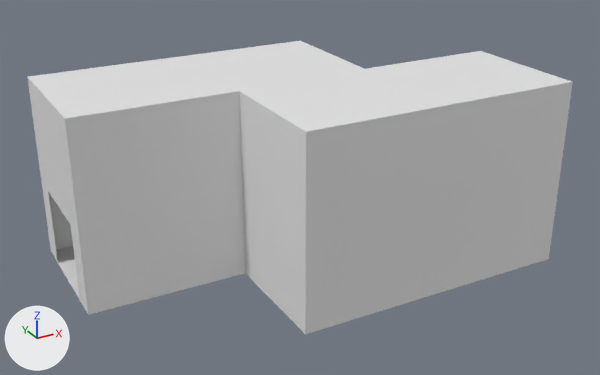
Two versions of the Blender file Assets/Models/Sanctum_Boxes.blend, one commit apart.
Rendered twice from a camera (50 mm lens) standing at (0.329, -2.333, 1.311) and looking at (1.492, -0.218, 0.253). Lighting does not change. The marker at lower left points along +X, +Y and +Z. The same objects are shown in both versions, whatever each file hides.

Script lines for the objects in view, before the commit:
```python
me_cylinder_010 = bpy.data.meshes.new('Cylinder.010')
me_cylinder_010.from_pydata(...)  # 36 vertices, 26 faces, 2 loose edges; spans x 0.0..1.416, y -0.617..0.225, z 0.0..0.601
ob_liquor_chamber = bpy.data.objects.new('Liquor Chamber', me_cylinder_010)
ob_liquor_chamber.location = (0.787, 0.0, 0.001)
```
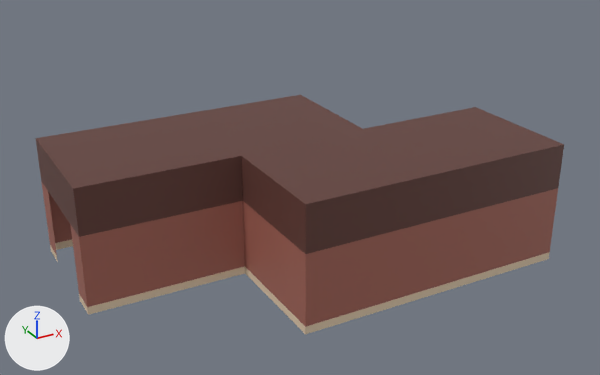
Pixel boxes (x1, y1, x2, y2) of what changed, in the pictures (600 x 375 px):
'Liquor Chamber', reshaped (18% shorter)
    before: (27, 41, 573, 334)
    after: (36, 95, 564, 334)
part 1 of me_cylinder_010, built on
    both: (41, 181, 558, 334)
part 2 of me_cylinder_010, recoloured (grey to brown)
    before: (27, 41, 573, 254)
    after: (36, 95, 564, 254)

Edits to the bpy script that builds the scene:
```text
Change me_cylinder_010:
    used by ob_liquor_chamber; location = (0.787, 0.0, 0.001)
    remove me_cylinder_010.from_pydata(...)  # 36 vertices, 26 faces, 2 loose edges; spans x 0.0..1.416, y -0.617..0.225, z 0.0..0.601
    add me_cylinder_010.from_pydata(...)  # 47 vertices, 34 faces, 2 loose edges; spans x 0.0..1.416, y -0.617..0.225, z 0.0..0.401
    me_cylinder_010 part 1
    12 faces are deleted
    12 vertices in x 0.0..1.416, y -0.617..0.225, z 0.601 move by (0.0, 0.0, -0.2)
    11 new vertices lie (0.0, 0.0, -0.228) away from vertices in x 0.0..1.416, y -0.617..0.225, z 0.253
    10 new faces join them, mat_base (beige #e6d0b3)
    10 new faces join them, mat_accents (brown #a66659)
    me_cylinder_010 part 2: 14 faces spanning x 0.0..1.416, y -0.617..0.225, z 0.253..0.401 switch from no material to mat_dark (brown #633d36)
    add me_cylinder_010.materials.append(mat_accents)  # brown #a66659
    add me_cylinder_010.materials.append(mat_base)  # beige #e6d0b3
```
